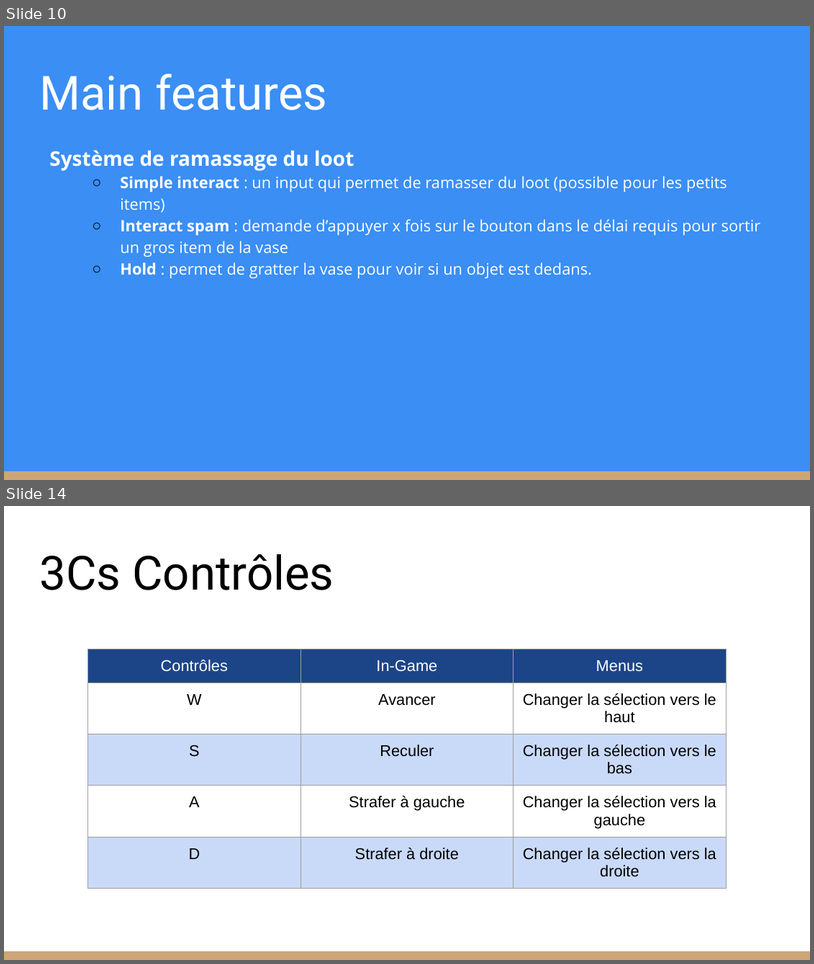
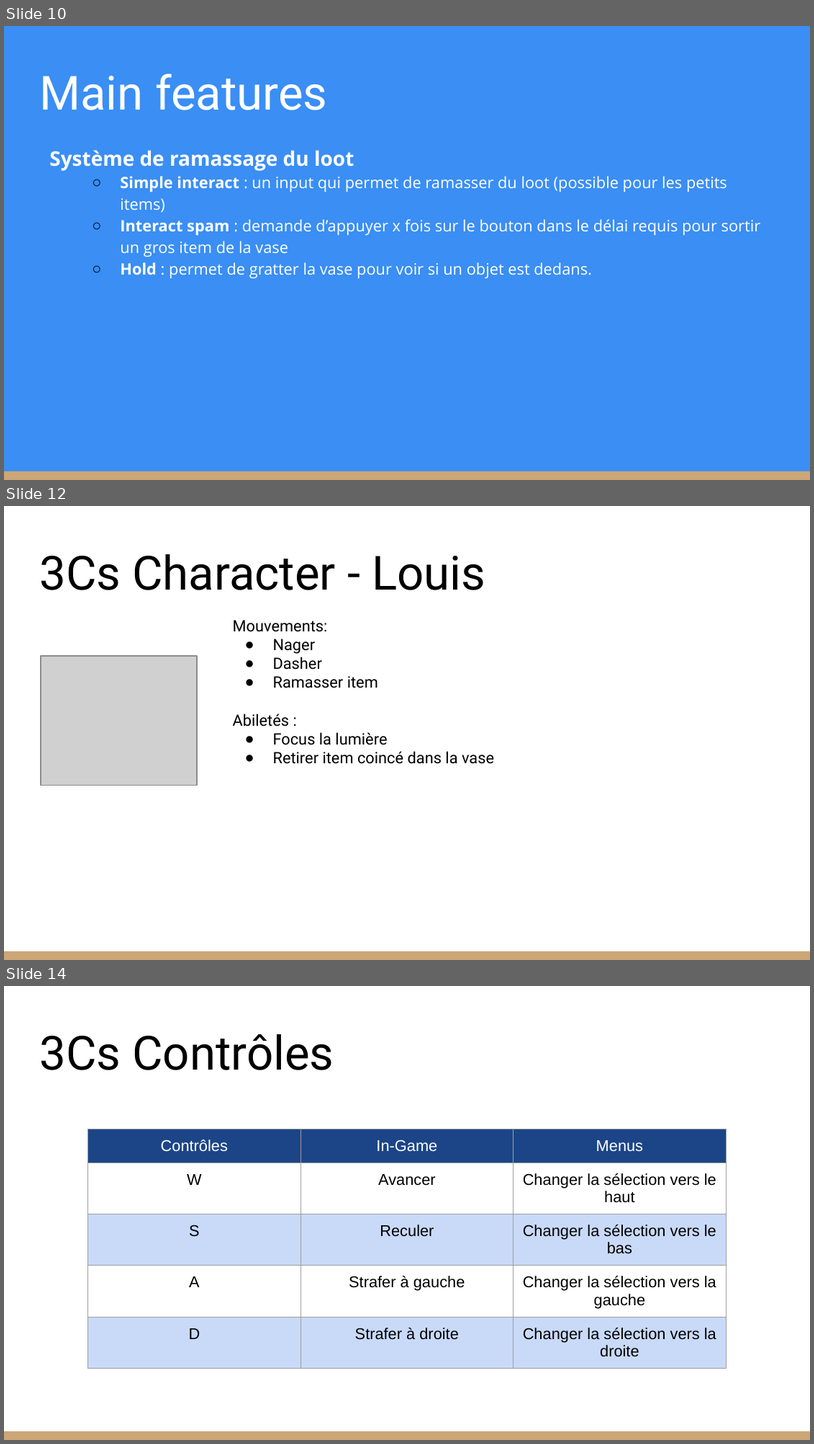
Before and after one commit to KevinBachelierBart/TPGeneraux, a slide deck: Bachelier_Kevin_SintaZaranie.pptx. Shown one above the other, each under a label of ours: slides 10 and 14 before the commit, slides 10, 12 and 14 after it; the slides between them are not shown. The pictures are 814x964 and 814x1444 pixels, drawn with LibreOffice and Linux fonts; fonts in the diff are those of the drawing; grey boxes stand for pictures. Boxes give left, top, right and bottom in pixels: in the first picture for what was removed or moved away, otherwise in the second. Text is boxed around its words. In the diff, an @@ line names an element or a change of style, - is before the commit and + after.

```diff
--- a/Bachelier_Kevin_SintaZaranie.pptx
+++ b/Bachelier_Kevin_SintaZaranie.pptx
@@ slide 12 added at (x1=4, y1=506, x2=810, y2=960), background #FFFFFF; not listed: 1 template element that a slide beside it also shows @@
@@ title added at (x1=39, y1=554, x2=486, y2=590), 42 pt, text #000000 @@
+3Cs Character - Louis
@@ text added at (x1=233, y1=620, x2=494, y2=764), 14 pt, text #000000 @@
+Mouvements:
+● Nager
+● Dasher
+● Ramasser item
+Abiletés :
+● Focus la lumière
+● Retirer item coincé dans la vase
@@ picture added at (x1=41, y1=656, x2=198, y2=785) @@
```
Also in this commit, not shown: 2 slides changed, 1 slide removed.
